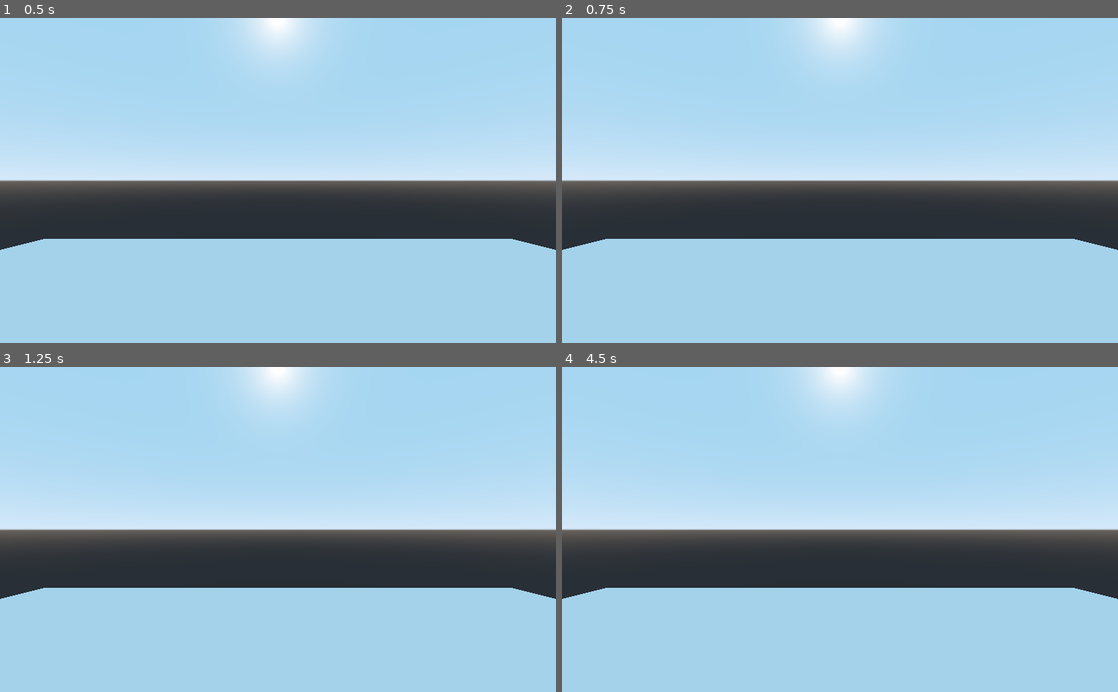
Above: before the commit, frames 1-4 (two rows, left to right).
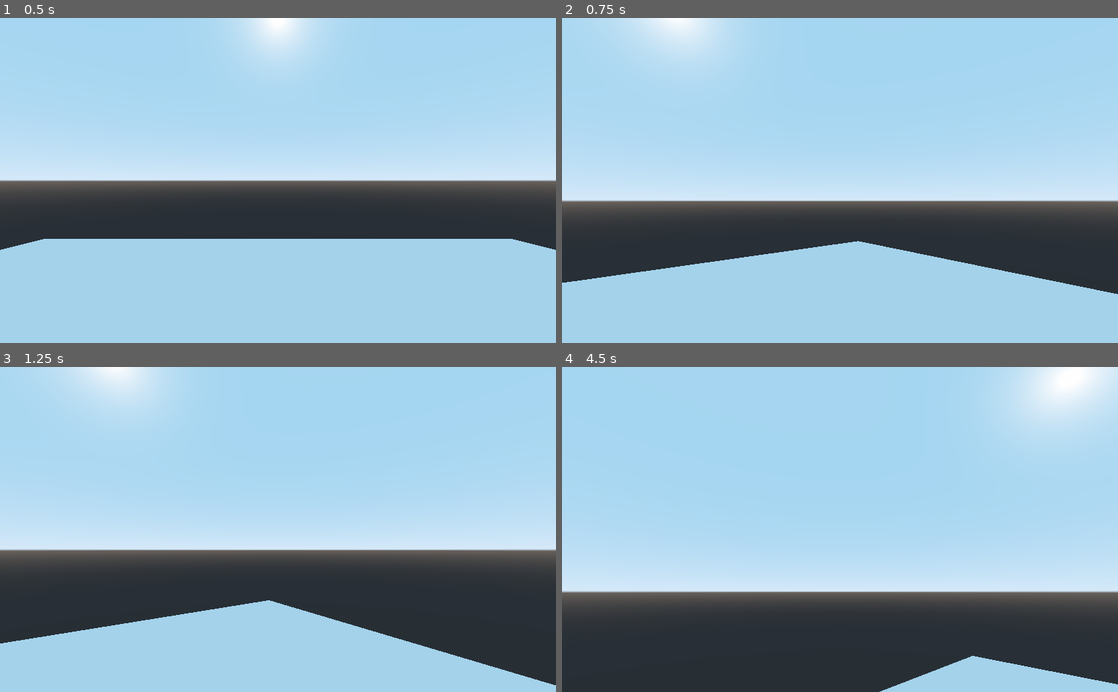
Above: after the commit, the same moments.

Repository: jsalisi/Unstable
Game: Godot game, scene res://scenes/test.tscn
The game is run twice, just before and just after one commit, with the same random seed, the same clock (stepped at 60 frames per second) and the same inputs.
Inputs (mouse positions are in pixels of both pictures, inside the frame that each line leads up to):
- Up to frame 1 (0.5 s): no input
- Up to frame 2 (0.75 s): tap Enter at 0.5 s; move the mouse to (962, 164) at 0.52 s; hold D (move_right, bound only after the commit) from 0.53 s (still down); hold S (move_bwd, bound only after the commit) from 0.53 s (still down)
- Up to frame 3 (1.25 s): keep holding D (move_right, bound only after the commit); keep holding S (move_bwd, bound only after the commit); tap Space (jump, bound only after the commit) at 0.77, 0.8, 1.07 s
- Up to frame 4 (4.5 s): move the mouse to (728, 545) at 1.27 s; release D (move_right, bound only after the commit) at 1.28 s; release S (move_bwd, bound only after the commit) at 1.28 s; hold A (move_left, bound only after the commit) 1.28-2.03 s; tap Space (jump, bound only after the commit) at 1.35, 1.52, 1.82, 2.3, 3.02, 3.32 s; tap S (move_bwd, bound only after the commit) at 1.55, 2.85, 4.35 s; move the mouse to (895, 458) at 2.02 s; hold D (move_right, bound only after the commit) 2.03-2.78 s; hold S (move_bwd, bound only after the commit) 2.03-2.78 s; move the mouse to (812, 594) at 2.77 s; hold W (move_fwd, bound only after the commit) 2.78-3.53 s; move the mouse to (1006, 578) at 3.52 s; hold Space (jump, bound only after the commit) 3.53-4.28 s; hold A (move_left, bound only after the commit) from 3.53 s (still down); move the mouse to (673, 480) at 4.27 s

Frame 1 is identical in both runs. In frame 2, 21% of the frame differs, in the area x 0-100%, y 0-86%; in frame 3, 27%; in frame 4, 58%, in the area x 0-100%, y 0-100%.

Commit message:
Added player controller

Diff:
--- a/player/player.gd
+++ b/player/player.gd
@@ -20,3 +20,69 @@
 
 # components
 onready var camera : Camera = get_node("Camera")
+
+### Functions ###
+
+func _ready():
+
+	# Hide and lock mouse cursor
+	Input.set_mouse_mode(Input.MOUSE_MODE_CAPTURED)
+
+func _physics_process(delta):
+
+	# Reset x and z velocity
+	velocity.x = 0
+	velocity.z = 0
+
+	var input = Vector2()
+
+	# Movement inputs
+	if Input.is_action_pressed("move_fwd"):
+		input.y -= 1
+	if Input.is_action_pressed("move_bwd"):
+		input.y += 1
+	if Input.is_action_pressed("move_left"):
+		input.x -= 1
+	if Input.is_action_pressed("move_right"):
+		input.x += 1
+
+	input = input.normalized()
+
+	# Get forward and right directions
+	var forward = global_transform.basis.z
+	var right = global_transform.basis.x
+
+	var relativeDir = ( forward * input.y + right * input.x )
+
+	# Set velocity
+	velocity.x = relativeDir.x * moveSpeed
+	velocity.z = relativeDir.z * moveSpeed
+
+	# Apply gravity
+	velocity.y -= gravity * delta
+
+	# Player movement
+	velocity = move_and_slide(velocity, Vector3.UP)
+
+	# Player Jump
+	if Input.is_action_pressed("jump") and is_on_floor():
+		velocity.y = jumpForce
+
+func _process(delta):
+
+	# X-axis Camera Rotation
+	camera.rotation_degrees.x -= mouseDelta.y * lookSensitivity * delta
+
+	# Clamp x-Axis Rotation
+	camera.rotation_degrees.x = clamp(camera.rotation_degrees.x, minLookAngle, maxLookAngle)
+
+	# Y-axis Camera Rotation
+	rotation_degrees.y -= mouseDelta.x * lookSensitivity * delta
+
+	# Reset mouse delta vector
+	mouseDelta = Vector2()
+
+func _input(event):
+
+	if event is InputEventMouseMotion:
+		mouseDelta = event.relative
--- a/project.godot
+++ b/project.godot
@@ -19,6 +19,34 @@
 run/main_scene="res://scenes/test.tscn"
 config/icon="res://icon.png"
 
+[input]
+
+move_fwd={
+"deadzone": 0.5,
+"events": [ Object(InputEventKey,"resource_local_to_scene":false,"resource_name":"","device":0,"alt":false,"shift":false,"control":false,"meta":false,"command":false,"pressed":false,"scancode":87,"unicode":0,"echo":false,"script":null)
+ ]
+}
+move_bwd={
+"deadzone": 0.5,
+"events": [ Object(InputEventKey,"resource_local_to_scene":false,"resource_name":"","device":0,"alt":false,"shift":false,"control":false,"meta":false,"command":false,"pressed":false,"scancode":83,"unicode":0,"echo":false,"script":null)
+ ]
+}
+move_left={
+"deadzone": 0.5,
+"events": [ Object(InputEventKey,"resource_local_to_scene":false,"resource_name":"","device":0,"alt":false,"shift":false,"control":false,"meta":false,"command":false,"pressed":false,"scancode":65,"unicode":0,"echo":false,"script":null)
+ ]
+}
+move_right={
+"deadzone": 0.5,
+"events": [ Object(InputEventKey,"resource_local_to_scene":false,"resource_name":"","device":0,"alt":false,"shift":false,"control":false,"meta":false,"command":false,"pressed":false,"scancode":68,"unicode":0,"echo":false,"script":null)
+ ]
+}
+jump={
+"deadzone": 0.5,
+"events": [ Object(InputEventKey,"resource_local_to_scene":false,"resource_name":"","device":0,"alt":false,"shift":false,"control":false,"meta":false,"command":false,"pressed":false,"scancode":32,"unicode":0,"echo":false,"script":null)
+ ]
+}
+
 [rendering]
 
 environment/default_environment="res://default_env.tres"
